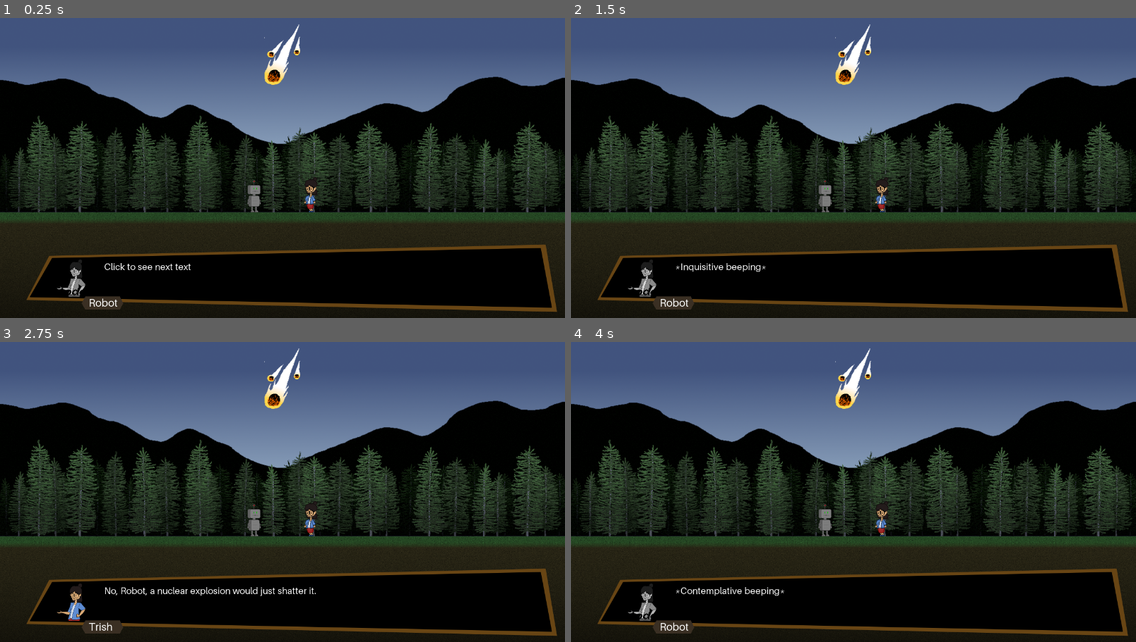
Above: before the commit, frames 1-4 (two rows, left to right).
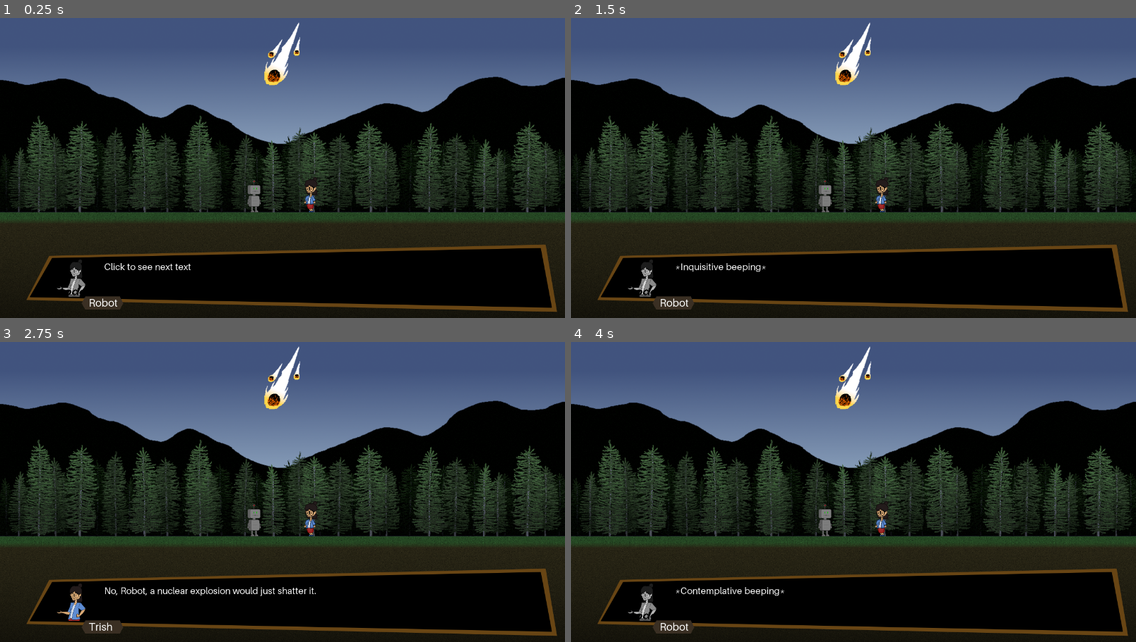
Above: after the commit, the same moments.

Repository: shelvacu/ideal-happiness
Game: Godot game, scene res://cutscenes/prologue.tscn
The game is run twice, just before and just after one commit, with the same random seed, the same clock (stepped at 60 frames per second) and the same inputs.
Inputs (mouse positions are in pixels of both pictures, inside the frame that each line leads up to):
- Up to frame 1 (0.25 s): no input
- Up to frame 2 (1.5 s): tap Enter at 0.5 s; move the mouse to (977, 144) at 0.52 s; click (977, 144) at 0.67 s; tap Space at 1.25 s; move the mouse to (740, 174) at 1.27 s; click (740, 174) at 1.42 s
- Up to frame 3 (2.75 s): move the mouse to (339, 414) at 2.02 s; click (339, 414) at 2.17 s
- Up to frame 4 (4 s): move the mouse to (825, 546) at 2.77 s; click (825, 546) at 2.92 s; move the mouse to (1023, 531) at 3.52 s; click (1023, 531) at 3.67 s

The runs differ from the first frame. In frame 1, 0.2% of the frame differs, in the area x 46-54%, y 1-23%; in frame 2, 0.2%; in frame 3, 0.2%; in frame 4, 0.2%.

Commit message:
WIP multiple levels in TheGrid

Diff:
--- a/TheGrid.gd
+++ b/TheGrid.gd
@@ -141,7 +141,12 @@
 				tile = PuzzleLogic.GoalNode.new(grid.win_var)
 			"@":
 				var idx = grid.portals.size()
-				grid.portals.append(PuzzleLogic.Portal.new(grid.at(tile_x, tile_y), portal_times[idx]))
+				var portal_time:int
+				if portal_times.size() > idx:
+					portal_time = portal_times[idx]
+				else:
+					portal_time = 0
+				grid.portals.append(PuzzleLogic.Portal.new(grid.at(tile_x, tile_y), portal_time))
 			"E":
 				tile = PuzzleLogic.ElevatorNode.new(elevator_var)
 				elevator_tiles.append(tile)
@@ -160,17 +165,23 @@
 
 	return grid
 
-var level_ascii = """
+var levels_ascii = [["""
 p@|@n@n@-@E@@
 .............
-..........E@F"""
+..........E@F""",[0,1],[]],["""
+p@|@n@@|@n@@F
+""",[0,1],[]]
+]
+
+var curr_level = 0
+
 
 # Called when the node enters the scene tree for the first time.
 func _ready():
 	print("_ready")
 	#012345678901234
 	#P |||@n@n@nF
-	grid = grid_from_ascii(level_ascii, [0,1], [0, -2, 0, -3, 0, 0, 0, 0])
+	grid = grid_from_ascii(levels_ascii[curr_level][0], levels_ascii[curr_level][1], levels_ascii[curr_level][2])
 
 	$SimulationPlayButton.connect("play_pressed", self, "start_simulation")
 	$SimulationPlayButton.connect("pause_pressed", self, "pause_simulation")
--- a/cutscenes/prologue.tscn
+++ b/cutscenes/prologue.tscn
@@ -16,6 +16,7 @@
 
 [node name="Asteroid" parent="." instance=ExtResource( 2 )]
 position = Vector2( 640, 120 )
+frame = 1
 
 [node name="Dialog" parent="." instance=ExtResource( 4 )]
 
Not shown, added: entities/bridge.png.import
